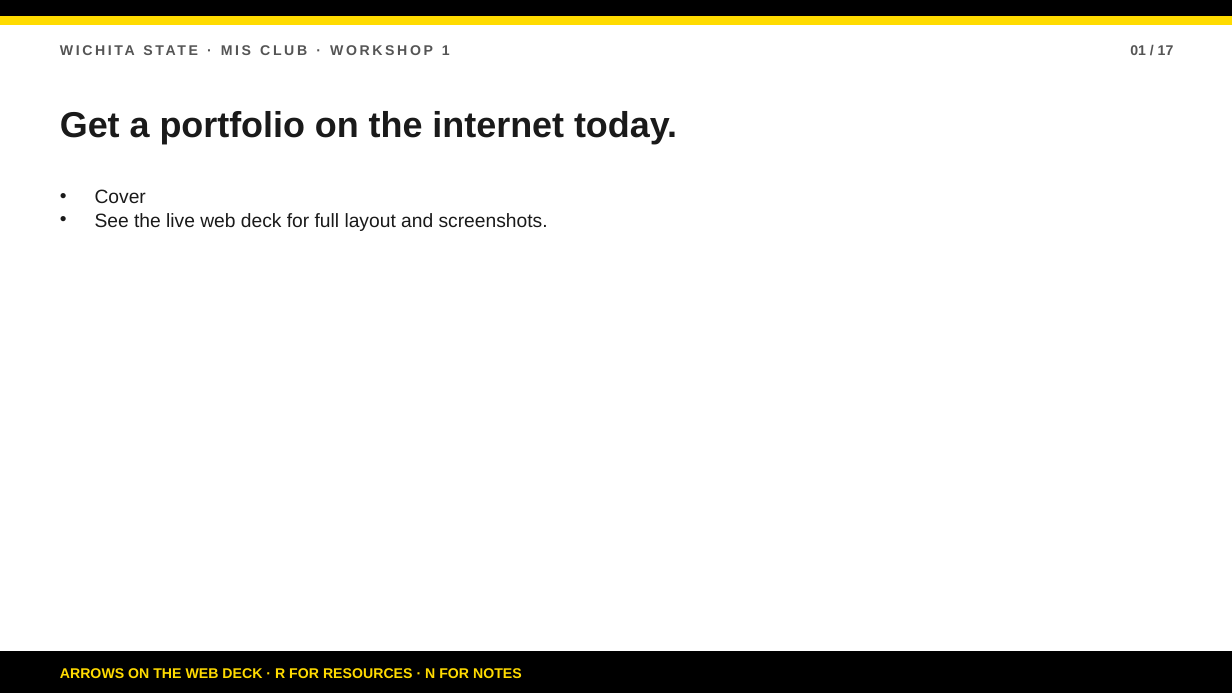
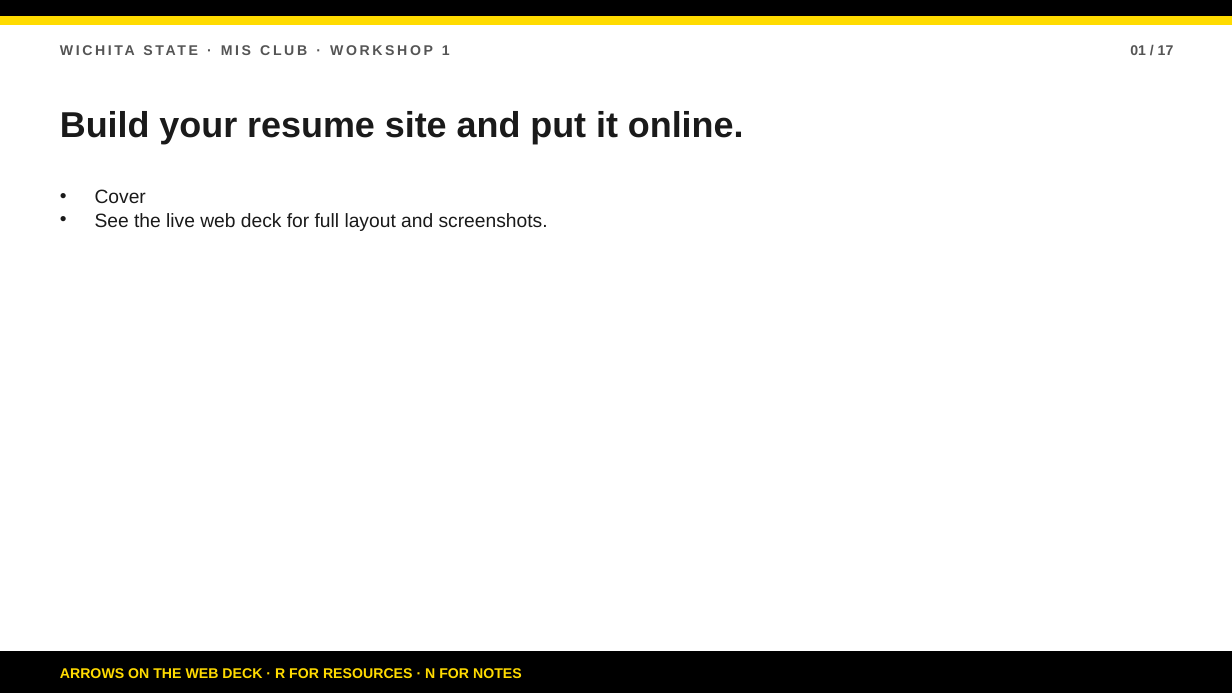
Before and after one commit to bsbcyber/workshop-site, a slide deck: slide 1 of downloads/workshop-1-presentation.pptx. Drawn at 1232x693 pixels with LibreOffice and Linux fonts; fonts in the diff are those of the drawing. Boxes give left, top, right and bottom in pixels: in the first picture for what was removed or moved away, otherwise in the second. Text is boxed around its words. In the diff, an @@ line names an element or a change of style, - is before the commit and + after.

Commit message:
Reframe workshop goal: build out resume site

```diff
--- a/downloads/workshop-1-presentation.pptx
+++ b/downloads/workshop-1-presentation.pptx
@@ text at bbox=[60, 111, 744, 144]: text changed @@
-Get a portfolio on the internet today.
+Build your resume site and put it online.
```
Also in this commit, not shown: 5 other slides changed, 11 other files.
